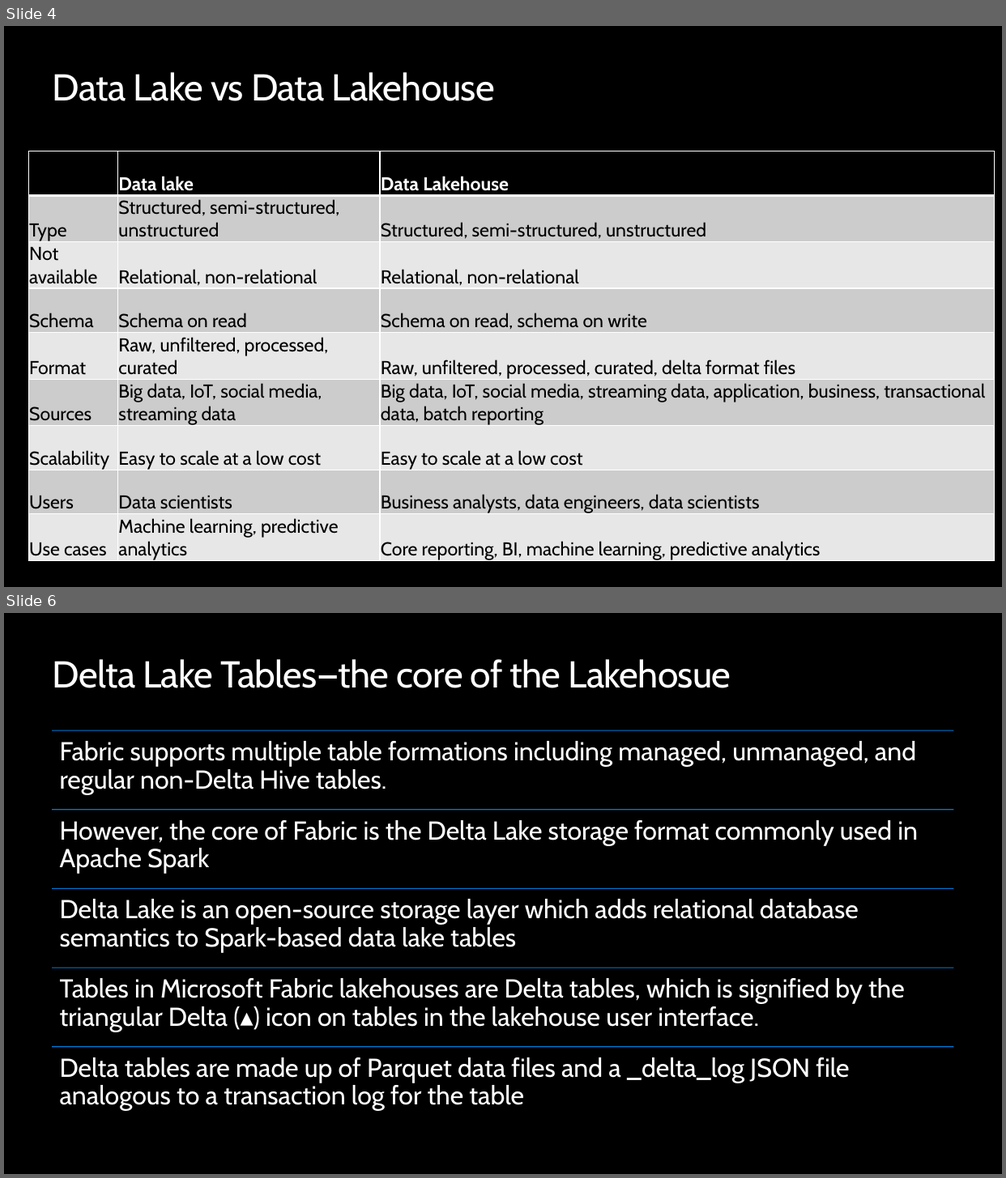
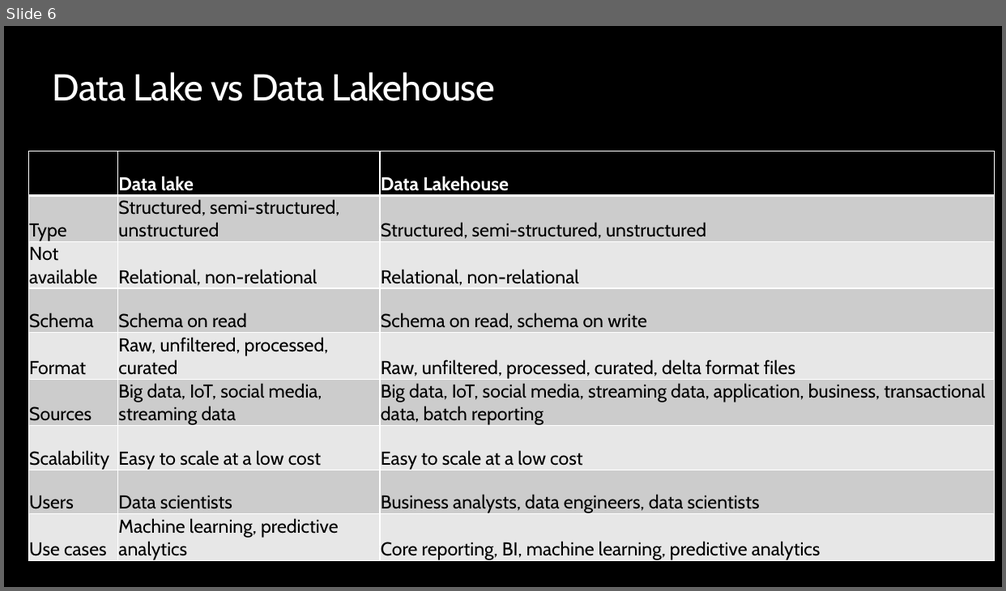
Before and after one commit to opsgility/fabric, a slide deck: slides/Dantoni-Opsgility-MSFabric-Module4.pptx. Shown one above the other, each under a label of ours: slides 4 and 6 before the commit, slide 6 after it; the slides between them are not shown. The pictures are 1006x1178 and 1006x591 pixels, drawn with LibreOffice and Linux fonts; fonts in the diff are those of the drawing; background and template pictures are left out. Boxes give left, top, right and bottom in pixels: in the first picture for what was removed or moved away, otherwise in the second. Text is boxed around its words. In the diff, an @@ line names an element or a change of style, - is before the commit and + after.

```diff
--- a/slides/Dantoni-Opsgility-MSFabric-Module4.pptx
+++ b/slides/Dantoni-Opsgility-MSFabric-Module4.pptx
@@ slide 6 removed at <box>4,613,1002,1174</box>, background #000000 @@
@@ title removed at <box>52,659,731,688</box> @@
-Delta Lake Tables—the core of the Lakehosue
@@ group removed at <box>52,730,954,1111</box>: 5 lines, 5 texts @@
-Fabric supports multiple table formations including managed, unmanaged, and regular non-Delta Hive tables.
-However, the core of Fabric is the Delta Lake storage format commonly used in Apache Spark
-Delta Lake is an open-source storage layer which adds relational database semantics to Spark-based data lake tables
-Tables in Microsoft Fabric lakehouses are Delta tables, which is signified by the triangular Delta (▴) icon on tables in the lakehouse user interface.
-Delta tables are made up of Parquet data files and a _delta_log JSON file analogous to a transaction log for the table
@@ what was slide 4 is now slide 6 @@
```
Also in this commit, not shown: 3 slides changed, 8 slides added, 1 other slide removed, 4 other files.
